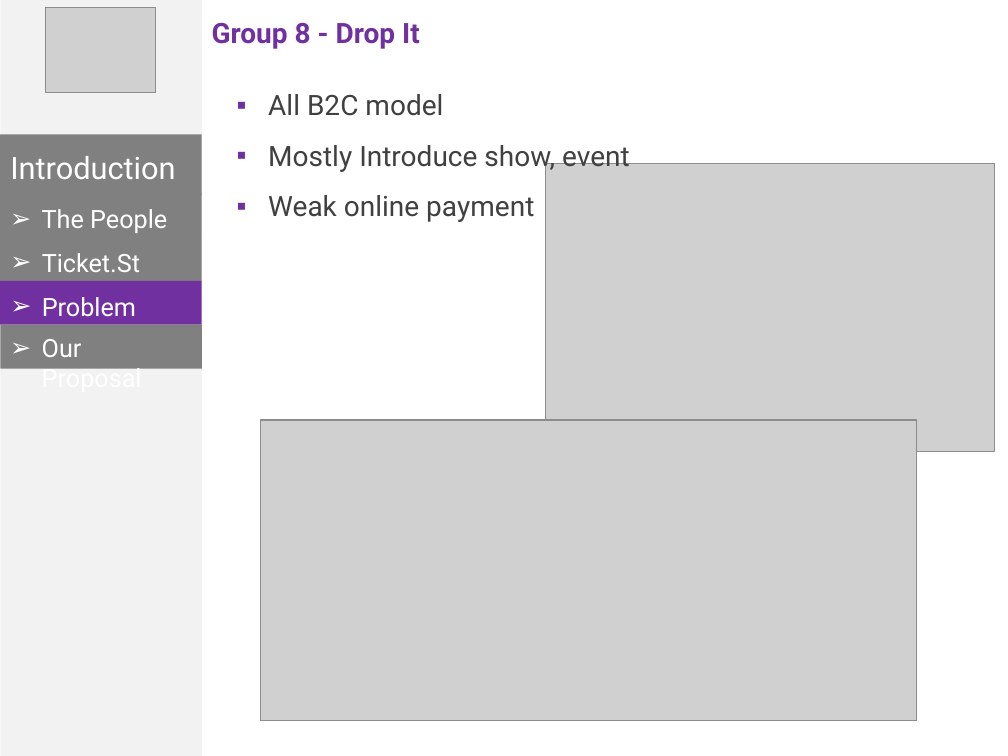
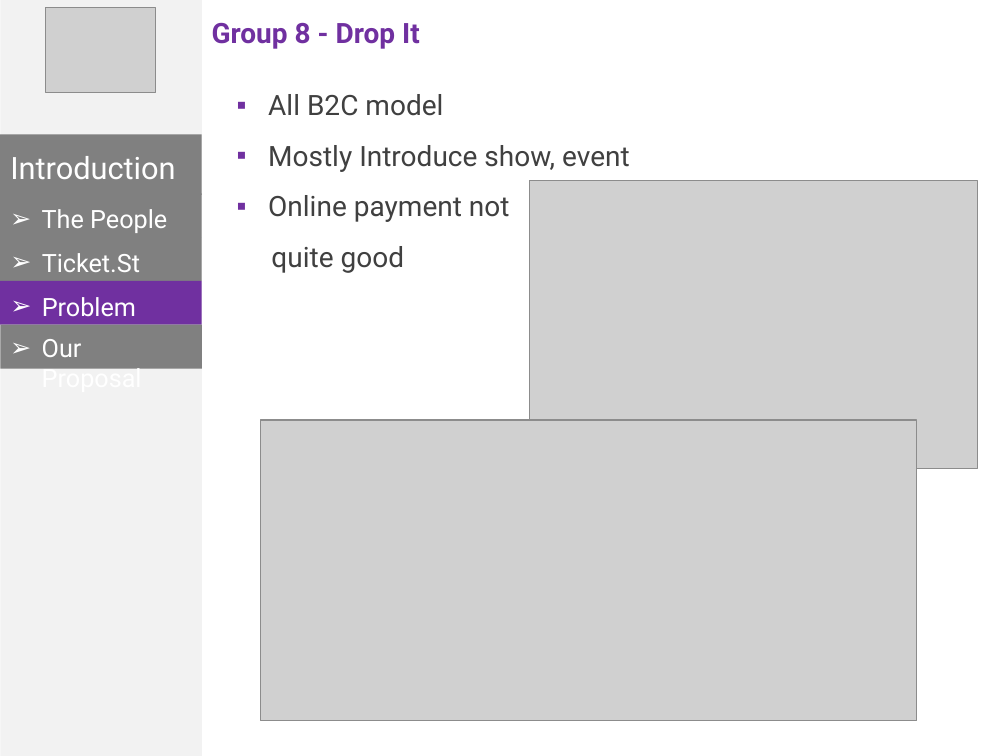
Before and after one commit to phonglk/fptu_capstone, a slide deck: slide 6 of Document/Present.pptx. Drawn at 1008x756 pixels with LibreOffice and Linux fonts; fonts in the diff are those of the drawing; grey boxes stand for pictures. Boxes give left, top, right and bottom in pixels: in the first picture for what was removed or moved away, otherwise in the second. Text is boxed around its words. In the diff, an @@ line names an element or a change of style, - is before the commit and + after.

```diff
--- a/Document/Present.pptx
+++ b/Document/Present.pptx
@@ text at (268, 94, 630, 172): text colour #404040 to #747474 in "All B2C model", "Mostly Introduce show, event" @@
@@ text at (268, 195, 510, 273): text changed; text colour #404040 to #747474 @@
-▪ Weak online payment
+▪ Online payment not
+quite good
@@ picture: place and size @@
-picture at (546, 163, 995, 452)
+picture at (529, 180, 978, 469)
```
Also in this commit, not shown: 12 other slides changed.
